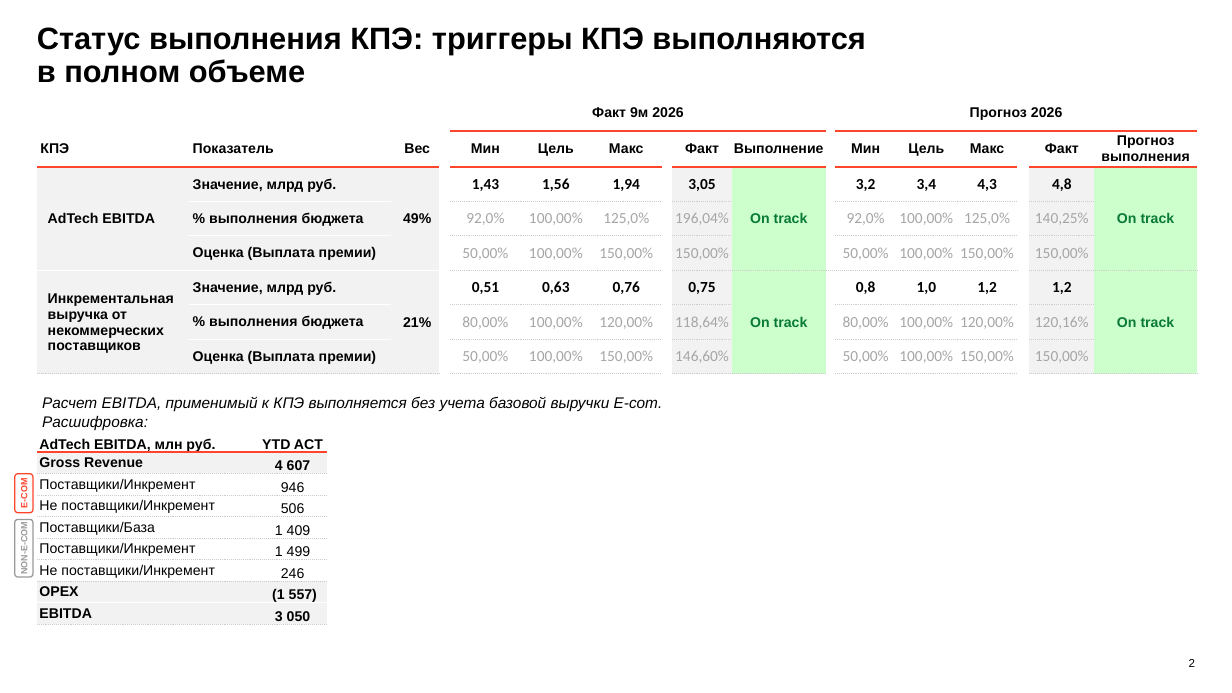
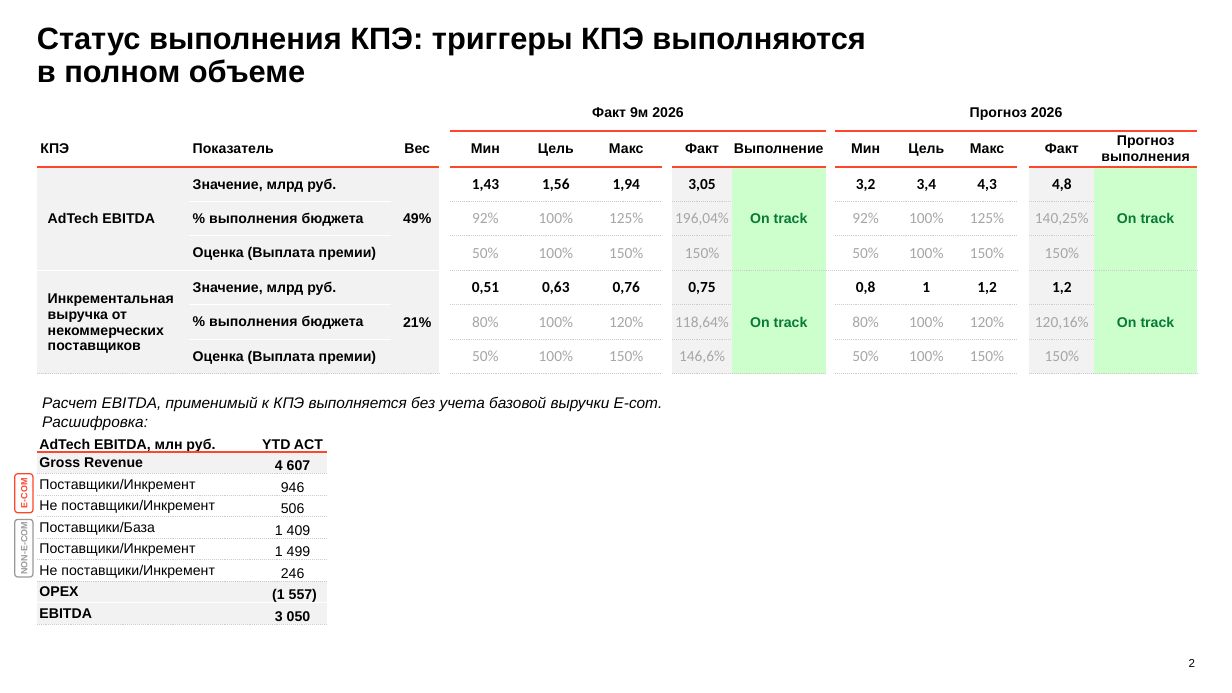
Before and after one commit to DenisMagnit/1, a slide deck: slide 2 of AdTech_MBR_September_prelim.pptx. Drawn at 1232x693 pixels with LibreOffice and Linux fonts; fonts in the diff are those of the drawing; background and template pictures are left out. Boxes give left, top, right and bottom in pixels: in the first picture for what was removed or moved away, otherwise in the second. Text is boxed around its words. In the diff, an @@ line names an element or a change of style, - is before the commit and + after.

```diff
--- a/AdTech_MBR_September_prelim.pptx
+++ b/AdTech_MBR_September_prelim.pptx
@@ table at <box>37,95,1196,374</box> @@
-row 4:  | % выполнения бюджета |  |  | 92,0% | 100,00% | 125,0% |  | 196,04% |  |  | 92,0% | 100,00% | 125,0% |  | 140,25% | 
+row 4:  | % выполнения бюджета |  |  | 92% | 100% | 125% |  | 196,04% |  |  | 92% | 100% | 125% |  | 140,25% | 
-row 5:  | Оценка (Выплата премии) |  |  | 50,00% | 100,00% | 150,00% |  | 150,00% |  |  | 50,00% | 100,00% | 150,00% |  | 150,00% | 
+row 5:  | Оценка (Выплата премии) |  |  | 50% | 100% | 150% |  | 150% |  |  | 50% | 100% | 150% |  | 150% | 
-row 6, column 13: 1,0
+row 6, column 13: 1
-row 7:  | % выполнения бюджета |  |  | 80,00% | 100,00% | 120,00% |  | 118,64% |  |  | 80,00% | 100,00% | 120,00% |  | 120,16% | 
+row 7:  | % выполнения бюджета |  |  | 80% | 100% | 120% |  | 118,64% |  |  | 80% | 100% | 120% |  | 120,16% | 
-row 8:  | Оценка (Выплата премии) |  |  | 50,00% | 100,00% | 150,00% |  | 146,60% |  |  | 50,00% | 100,00% | 150,00% |  | 150,00% | 
+row 8:  | Оценка (Выплата премии) |  |  | 50% | 100% | 150% |  | 146,6% |  |  | 50% | 100% | 150% |  | 150% | 
```
